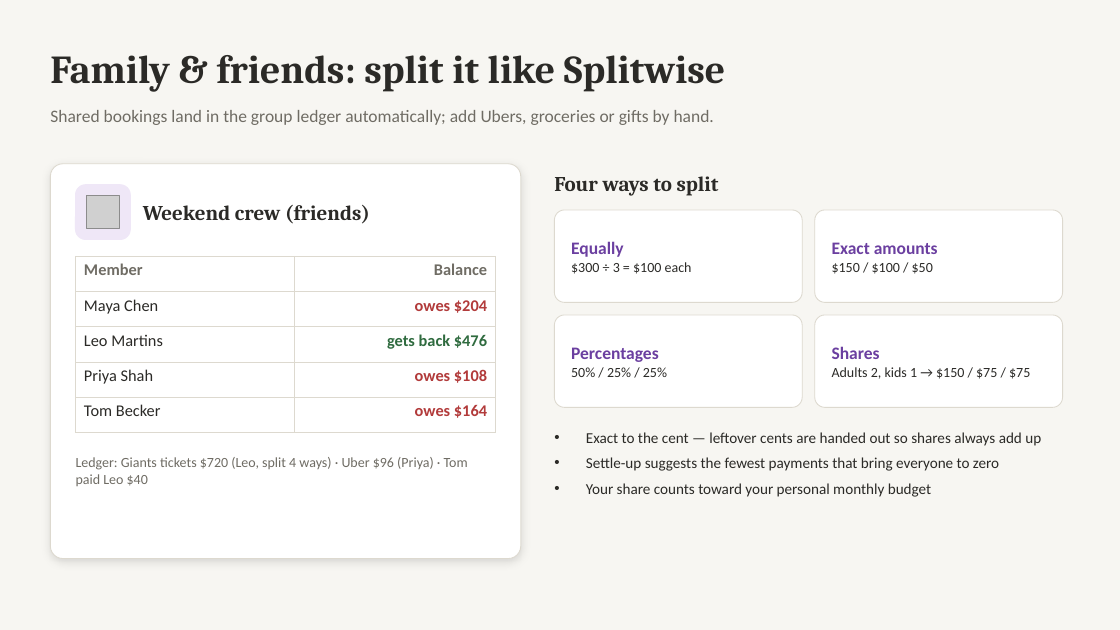
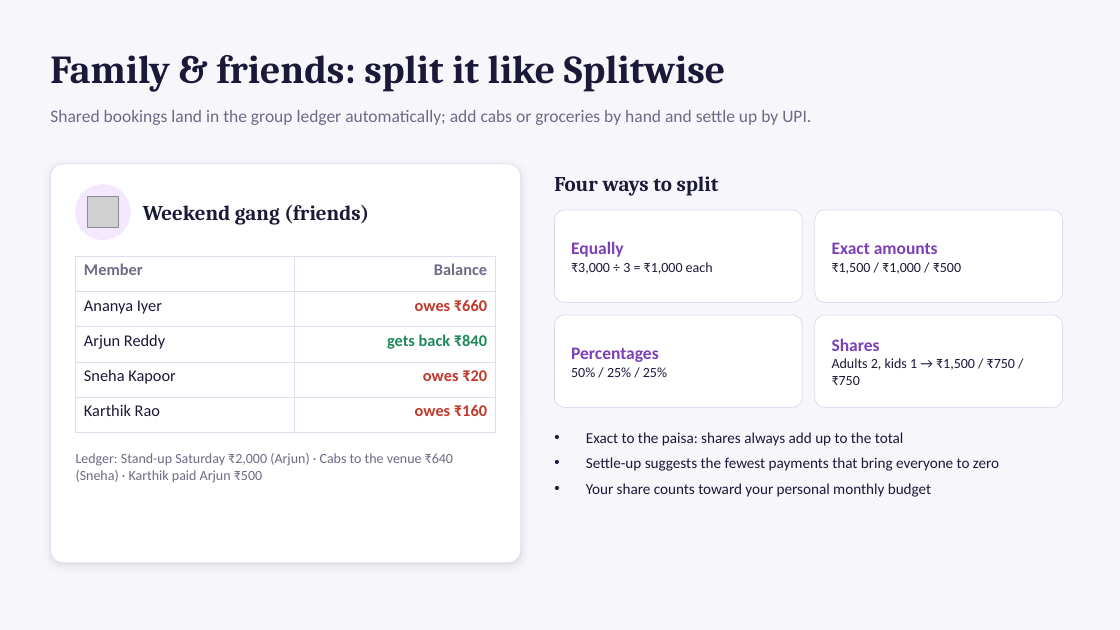
Before and after one commit to madhukambampati/API, a slide deck: slide 10 of entertainment-os/docs/Entertainment-OS-Overview.pptx (slide 8 before the commit). Drawn at 1120x630 pixels with LibreOffice and Linux fonts; fonts in the diff are those of the drawing; grey boxes stand for pictures. Boxes give left, top, right and bottom in pixels: in the first picture for what was removed or moved away, otherwise in the second. Text is boxed around its words. In the diff, an @@ line names an element or a change of style, - is before the commit and + after.

```diff
--- a/entertainment-os/docs/Entertainment-OS-Overview.pptx
+++ b/entertainment-os/docs/Entertainment-OS-Overview.pptx
@@ background #F7F6F2 to #F7F6FB @@
@@ text "Family & friends: split it ..." at <box>50,55,725,92</box>: text colour #2B2A27 to #1B1938 @@
@@ text at <box>50,110,811,125</box>: text changed; text colour #6F6C64 to #6E6A86 @@
-Shared bookings land in the group ledger automatically; add Ubers, groceries or gifts by hand.
+Shared bookings land in the group ledger automatically; add cabs or groceries by hand and settle up by UPI.
@@ rounded rectangle: place and size @@
-rounded rectangle at <box>50,164,521,559</box>
+rounded rectangle at <box>50,164,521,563</box>
@@ rounded rectangle at <box>50,164,521,563</box>: outline #DDD9CF 0.75 pt to #E0DDEE 0.75 pt; shadow changed @@
@@ text "Four ways to split" at <box>554,176,719,196</box>: text colour #2B2A27 to #1B1938 @@
@@ rounded rectangle removed at <box>76,185,130,239</box> @@
@@ ellipse added at <box>76,185,130,239</box>, fill #F3E8FF, outline #F3E8FF 1 pt @@
@@ text at <box>143,205,369,225</box>: text changed; text colour #2B2A27 to #1B1938 @@
-Weekend crew (friends)
+Weekend gang (friends)
@@ table at <box>76,256,496,420</box> @@
-row 2, column 1: Maya Chen
+row 2, column 1: Ananya Iyer
-row 2, column 2: owes $204
+row 2, column 2: owes ₹660
-row 3, column 1: Leo Martins
+row 3, column 1: Arjun Reddy
-row 3, column 2: gets back $476
+row 3, column 2: gets back ₹840
-row 4, column 1: Priya Shah
+row 4, column 1: Sneha Kapoor
-row 4, column 2: owes $108
+row 4, column 2: owes ₹20
-row 5, column 1: Tom Becker
+row 5, column 1: Karthik Rao
-row 5, column 2: owes $164
+row 5, column 2: owes ₹160
@@ text colour #6F6C64 to #6E6A86 in "Member", "Balance" @@
@@ borders changed @@
@@ text at <box>571,262,713,274</box>: text changed; text colour #2B2A27 to #1B1938 @@
-$300 ÷ 3 = $100 each
+₹3,000 ÷ 3 = ₹1,000 each
@@ text at <box>571,241,623,257</box>: text colour #6B3FA0 to #7B3FB8 in "Equally" @@
@@ text at <box>832,263,961,274</box>: text changed; text colour #2B2A27 to #1B1938 @@
-$150 / $100 / $50
+₹1,500 / ₹1,000 / ₹500
@@ text at <box>832,242,938,254</box>: text colour #6B3FA0 to #7B3FB8 in "Exact amounts" @@
@@ text "Percentages" at <box>571,347,667,377</box>: text colour #6B3FA0 to #7B3FB8 in "Percentages"; text colour #2B2A27 to #1B1938 in "50% / 25% / 25%" @@
@@ outline #DDD9CF 0.75 pt to #E0DDEE 0.75 pt in 4 elements at <box>555,210,802,302</box>, <box>815,210,1063,302</box>, <box>555,315,802,408</box>, <box>815,315,1063,408</box> @@
@@ text at <box>832,358,1015,385</box>: text changed; text colour #2B2A27 to #1B1938 @@
-Adults 2, kids 1 → $150 / $75 / $75
+Adults 2, kids 1 → ₹1,500 / ₹750 / ₹750
@@ text at <box>832,338,880,351</box>: text colour #6B3FA0 to #7B3FB8 in "Shares" @@
@@ text at <box>586,432,904,446</box>: text changed; text colour #2B2A27 to #1B1938 @@
-• Exact to the cent — leftover cents are handed out so shares always add up
+• Exact to the paisa: shares always add up to the total
@@ text removed at <box>76,457,468,486</box> @@
-Ledger: Giants tickets $720 (Leo, split 4 ways) · Uber $96 (Priya) · Tom paid Leo $40
@@ text added at <box>76,453,453,483</box>, 12 pt, text #6E6A86 @@
+Ledger: Stand-up Saturday ₹2,000 (Arjun) · Cabs to the venue ₹640 (Sneha) · Karthik paid Arjun ₹500
@@ text at <box>586,457,999,497</box>: text colour #2B2A27 to #1B1938 in "Settle-up suggests the fewest payments that bring ...", "Your share counts toward your personal monthly ..." @@
```
Also in this commit, not shown: 8 other slides changed, 4 slides added, 2 slides removed, 24 other files.
